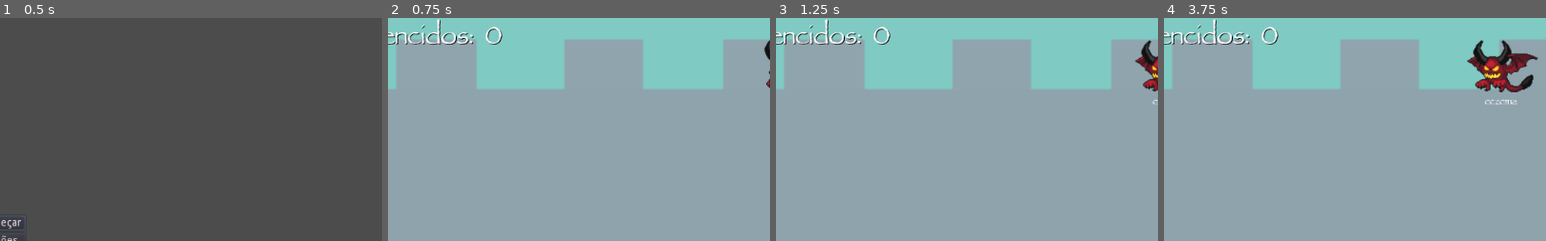
Above: before the commit, frames 1-4 (left to right).
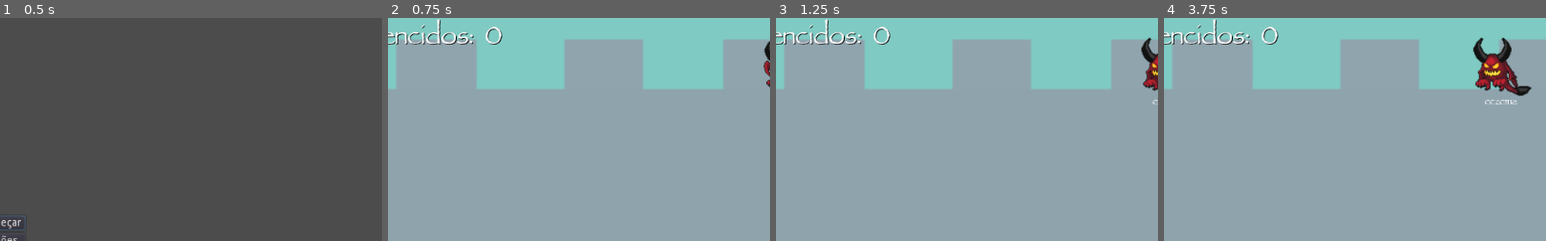
Above: after the commit, the same moments.

Repository: mariabergamin18/elite-penman-godotgame
Game: Godot game, scene res://Menu.tscn
Two runs of this game, one before a commit and one after it. Both use one fixed random seed, a clock stepped at 60 frames per second and the inputs below.
Inputs:
- Up to frame 1 (0.5 s): no input
- Up to frame 2 (0.75 s): click "Começar" at 0.5 s
- Up to frame 3 (1.25 s): no input
- Up to frame 4 (3.75 s): tap Enter at 1.25 s
The pictures show only the part of the screen within x 50-100%, y 0-50%; the shares and areas given below are measured in that part.

Frame 1 is identical in both runs. In frame 2, 0.1% of the frame differs, in the area x 98-100%, y 9-32%; in frame 3, 0.6%; in frame 4, 2.0%, in the area x 79-98%, y 8-36%.

Commit message:
Adding SFX

Diff:
--- a/Documents/github/elite-penman-godotgame/Enemy.tscn
+++ b/Documents/github/elite-penman-godotgame/Enemy.tscn
@@ -65,7 +65,7 @@
 scale = Vector2( 2.79303, 2.79303 )
 frames = SubResource( 6 )
 animation = "flying"
-frame = 1
+frame = 2
 playing = true
 
 [node name="CollisionShape2D" type="CollisionShape2D" parent="."]
--- a/Documents/github/elite-penman-godotgame/Main.gd
+++ b/Documents/github/elite-penman-godotgame/Main.gd
@@ -7,6 +7,9 @@
 onready var spawn_container = $SpawnContainer
 onready var spawn_timer = $SpawnTimer
 onready var difficulty_timer = $DifficultyTimer
+
+onready var sfx_enemy_hit = $Knight/sfx_enemy_hit
+onready var sfx_enemy_killed = $Knight/sfx_enemy_killed
 
 onready var difficulty_value = $CanvasLayer/VBoxContainer/BottomRow/HBoxContainer/DifficultyValue
 onready var killed_value = $CanvasLayer/VBoxContainer/TopRow2/TopRow/EnemiesKilledValue
@@ -35,6 +38,7 @@
 
 func _unhandled_input(event: InputEvent) -> void:
 	if event is InputEventKey and event.is_pressed():
+		sfx_enemy_hit.play()
 		var typed_event = event as InputEventKey
 		var key_typed = PoolByteArray([typed_event.unicode]).get_string_from_utf8()
 
@@ -48,6 +52,7 @@
 				current_letter_index += 1
 				active_enemy.set_next_character(current_letter_index)
 				if current_letter_index == prompt.length():
+					sfx_enemy_killed.play()
 					print("done")
 					current_letter_index = -1
 					active_enemy.queue_free()
--- a/Documents/github/elite-penman-godotgame/Main.tscn
+++ b/Documents/github/elite-penman-godotgame/Main.tscn
@@ -6,6 +6,8 @@
 [ext_resource path="res://Main.gd" type="Script" id=4]
 [ext_resource path="res://ParchmentMf.ttf" type="DynamicFontData" id=5]
 [ext_resource path="res://Assets/SpriteSheets/ATTACK 1.png" type="Texture" id=6]
+[ext_resource path="res://Assets/SFX/sfx_enemy_hit.wav" type="AudioStream" id=7]
+[ext_resource path="res://Assets/SFX/enemy_killed_sfx.wav" type="AudioStream" id=8]
 
 [sub_resource type="DynamicFont" id=1]
 size = 36
@@ -223,6 +225,14 @@
 animation = "attack"
 frame = 4
 playing = true
+
+[node name="sfx_enemy_hit" type="AudioStreamPlayer2D" parent="Knight"]
+stream = ExtResource( 7 )
+volume_db = -10.0
+
+[node name="sfx_enemy_killed" type="AudioStreamPlayer2D" parent="Knight"]
+stream = ExtResource( 8 )
+volume_db = 10.0
 [connection signal="timeout" from="SpawnTimer" to="." method="_on_SpawnTimer_timeout"]
 [connection signal="timeout" from="DifficultyTimer" to="." method="_on_DifficultyTimer_timeout"]
 [connection signal="pressed" from="CanvasLayer/GameOVerScreen/CenterContainer/VBoxContainer/RestartButton" to="." method="_on_RestartButton_pressed"]
Not shown, added: Documents/github/elite-penman-godotgame/Assets/SFX/enemy_killed_sfx.wav.import
Not shown, changed: Documents/github/elite-penman-godotgame/Assets/SFX/sfx_enemy_hit.wav.import
Not shown: 1 places in Documents/github/elite-penman-godotgame/Main.tscn that only renumber resources
Not shown, added: Documents/github/elite-penman-godotgame/Assets/SFX/enemy_killed_sfx.wav
Not shown, added: Documents/github/elite-penman-godotgame/Assets/SFX/sfx_enemy_hit.wav
